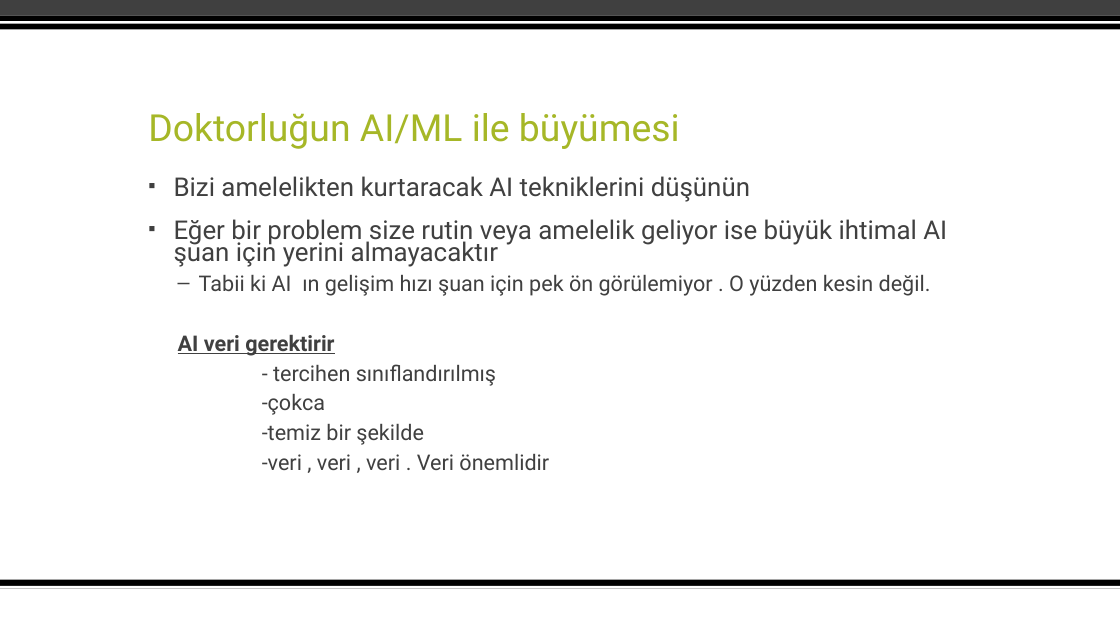
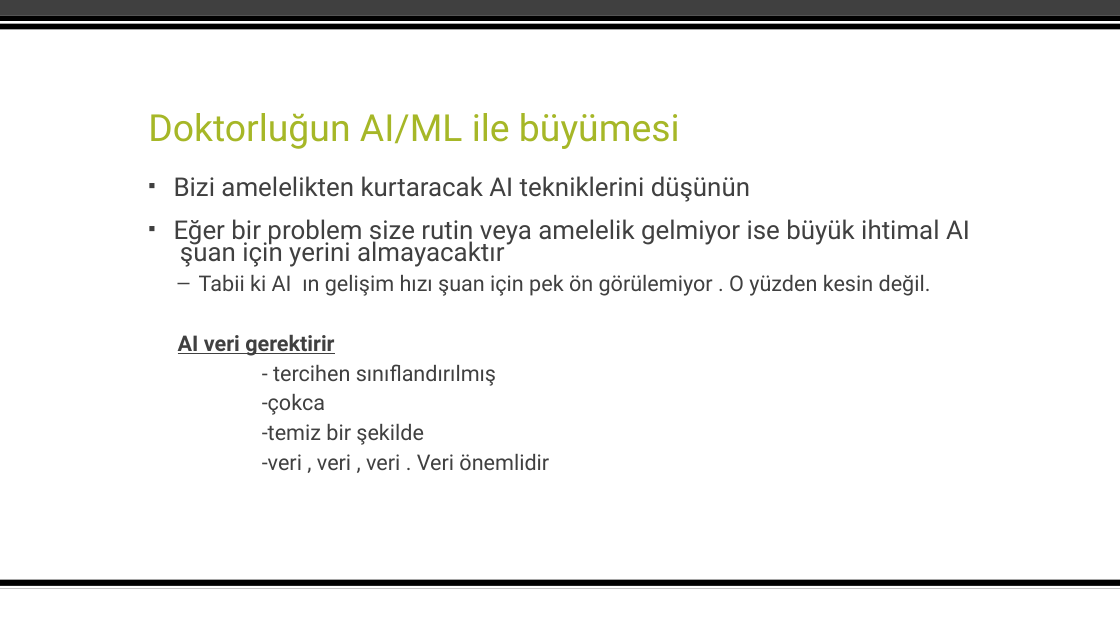
Before and after one commit to bahadirbklg/intro, a slide deck: slide 34 of 1 - introduction/DLMR _1_TURKİSH.pptx. Drawn at 1120x630 pixels with LibreOffice and Linux fonts; fonts in the diff are those of the drawing; background and template pictures are left out. Boxes give left, top, right and bottom in pixels: in the first picture for what was removed or moved away, otherwise in the second. Text is boxed around its words. In the diff, an @@ line names an element or a change of style, - is before the commit and + after.

```diff
--- a/1 - introduction/DLMR _1_TURKİSH.pptx
+++ b/1 - introduction/DLMR _1_TURKİSH.pptx
@@ text at (174, 219, 970, 267): text changed @@
-▪ Eğer bir problem size rutin veya amelelik geliyor ise büyük ihtimal AI şuan için yerini almayacaktır
+▪ Eğer bir problem size rutin veya amelelik gelmiyor ise büyük ihtimal AI şuan için yerini almayacaktır
```
Also in this commit, not shown: 4 other slides changed.
